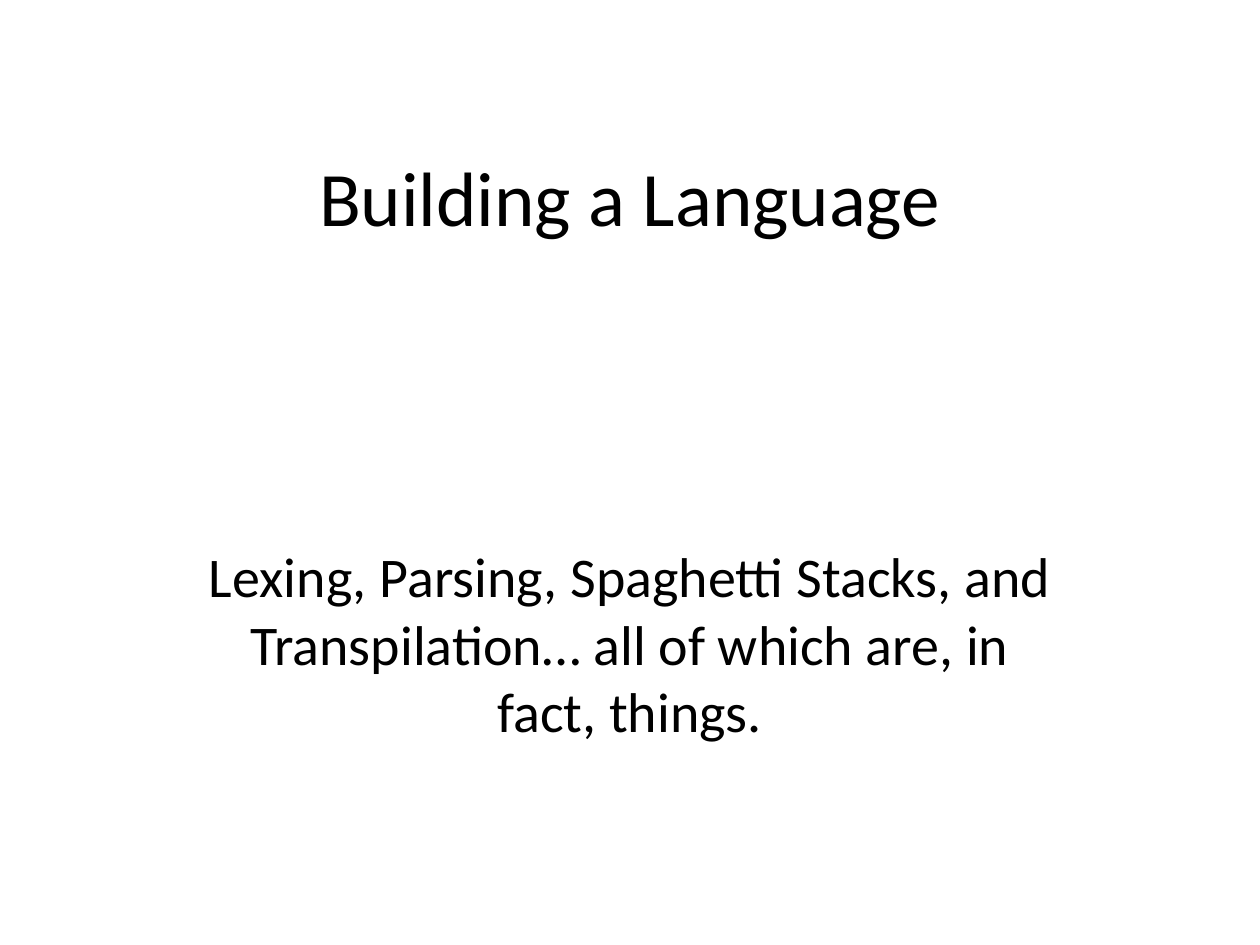
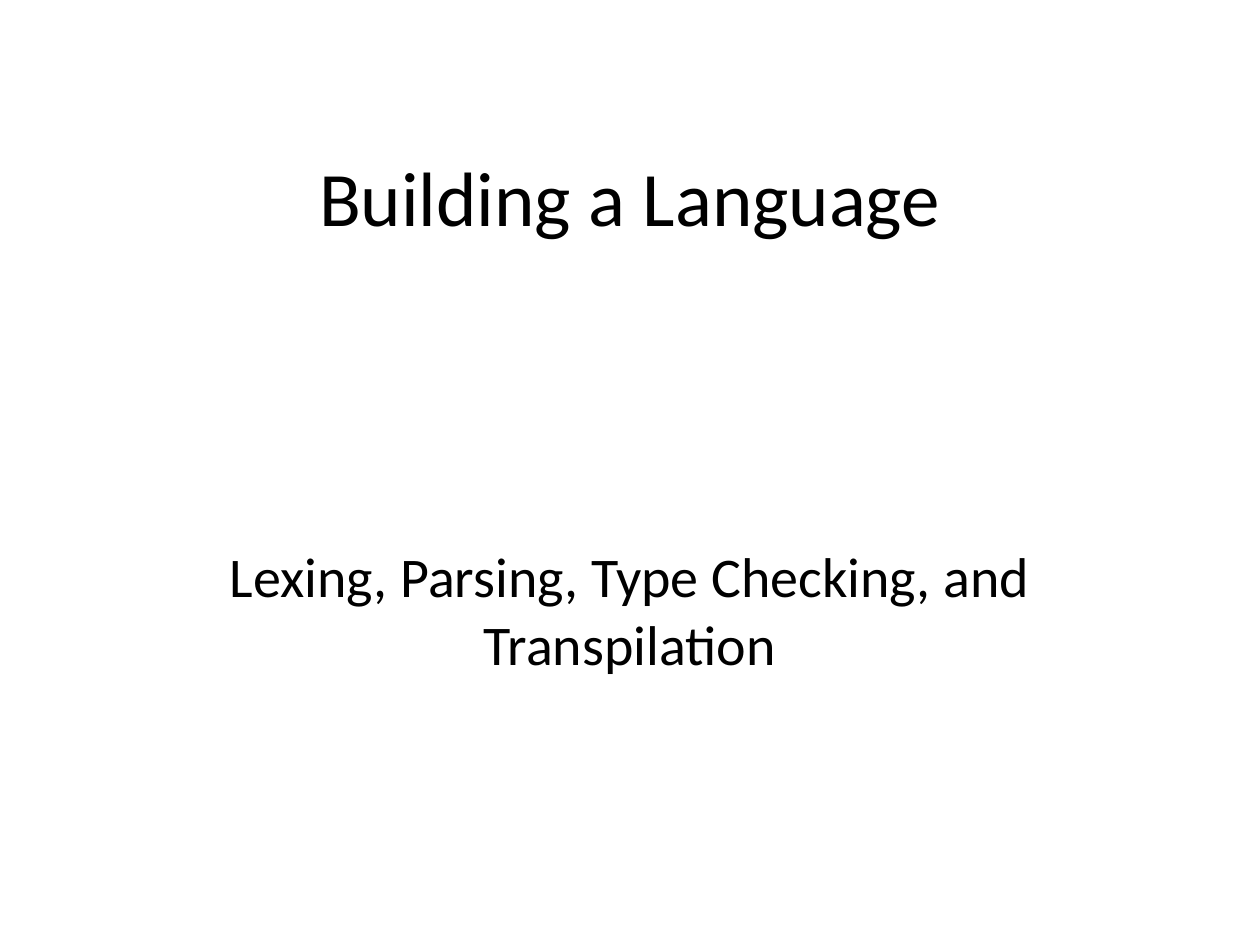
Before and after one commit to plioi/presentations, a slide deck: slide 1 of BuildingALanguage/BuildingALanguage.pptx. Drawn at 1260x945 pixels with LibreOffice and Linux fonts; fonts in the diff are those of the drawing. Boxes give left, top, right and bottom in pixels: in the first picture for what was removed or moved away, otherwise in the second. Text is boxed around its words. In the diff, an @@ line names an element or a change of style, - is before the commit and + after.

Commit message:
Update presentation 'Building a Language' - ADNUG October 2012 - Improve diagrams of Scope objects as a linked list rather than a spaghetti stack.

```diff
--- a/BuildingALanguage/BuildingALanguage.pptx
+++ b/BuildingALanguage/BuildingALanguage.pptx
@@ subtitle at [230, 558, 1029, 674]: text changed @@
-Lexing, Parsing, Spaghetti Stacks, and Transpilation… all of which are, in fact, things.
+Lexing, Parsing, Type Checking, and Transpilation
```
Also in this commit, not shown: 2 other slides changed.
